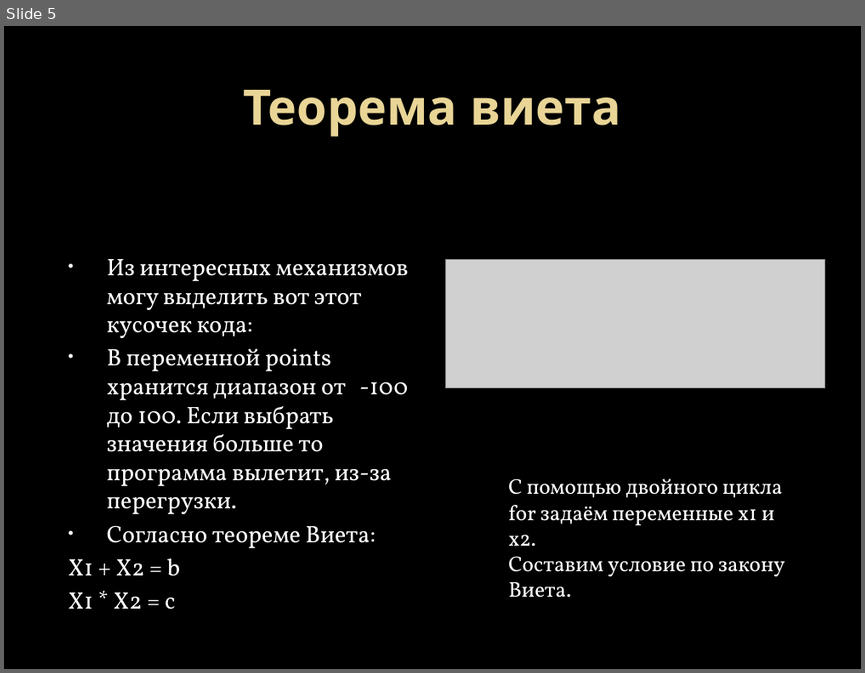
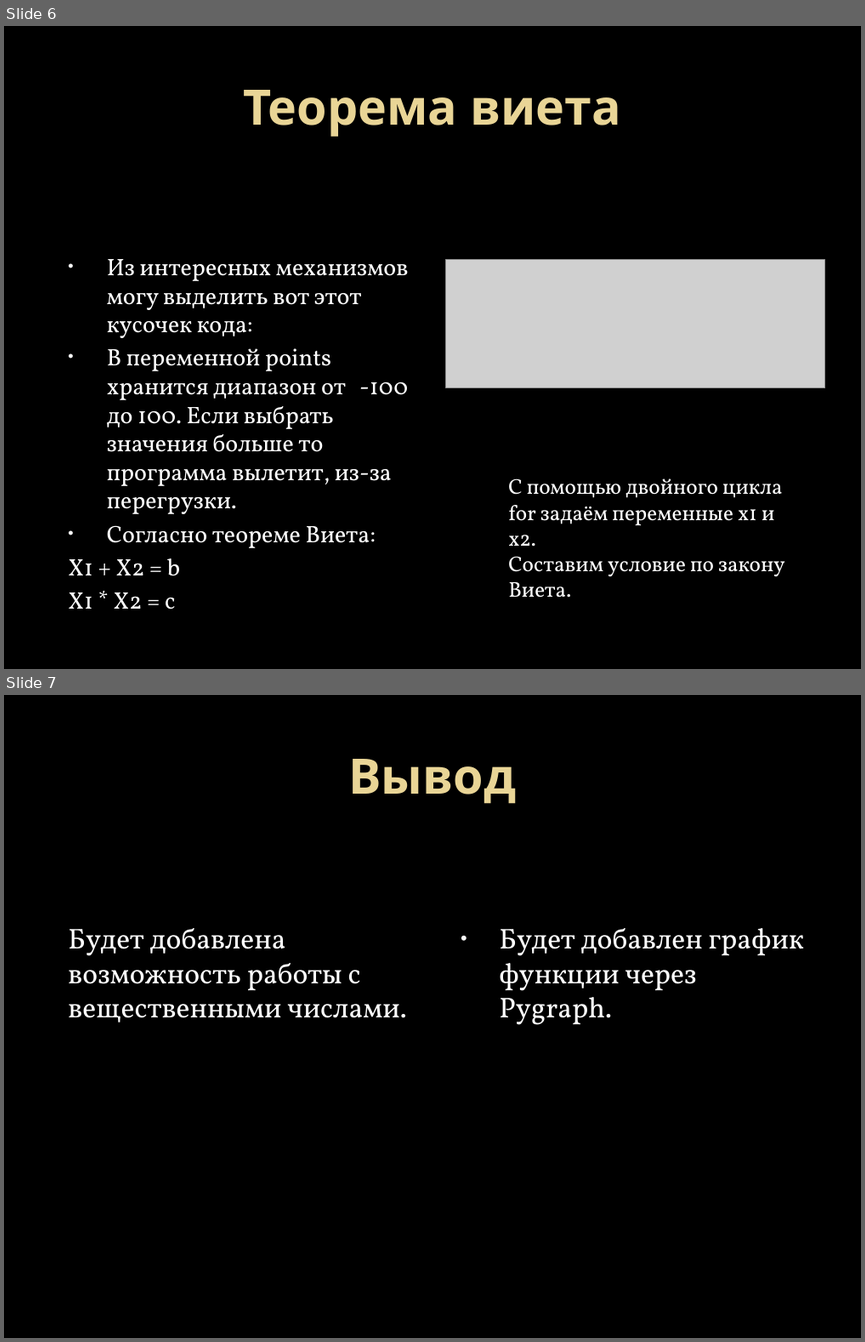
Before and after one commit to Misantrhope/Solutio-aequationem-quadraticam, a slide deck: Текст,презентация/Презентация.pptx. Shown one above the other, each under a label of ours: slide 5 before the commit, slides 6 and 7 after it. The pictures are 865x673 and 865x1342 pixels, drawn with LibreOffice and Linux fonts; fonts in the diff are those of the drawing; grey boxes stand for pictures; background and template pictures are left out. Boxes give left, top, right and bottom in pixels: in the first picture for what was removed or moved away, otherwise in the second. Text is boxed around its words. In the diff, an @@ line names an element or a change of style, - is before the commit and + after.

```diff
--- a/Текст,презентация/Презентация.pptx
+++ b/Текст,презентация/Презентация.pptx
@@ slide 7 added at (4,695,861,1338), background picture (left out) @@
@@ title added at (348,759,516,804), 41 pt, text gradient #EAD696 to #E7D081, bold @@
+Вывод
@@ text added at (68,928,406,1022), 24 pt, text #FFFFFF @@
+Будет добавлена возможность работы с вещественными числами.
@@ text added at (499,928,805,1025), 24 pt, text #FFFFFF @@
+• Будет добавлен график функции через Pygraph.
@@ what was slide 5 is now slide 6 @@
```
Also in this commit, not shown: 3 other slides added, 2 slides removed, 3 other files.
